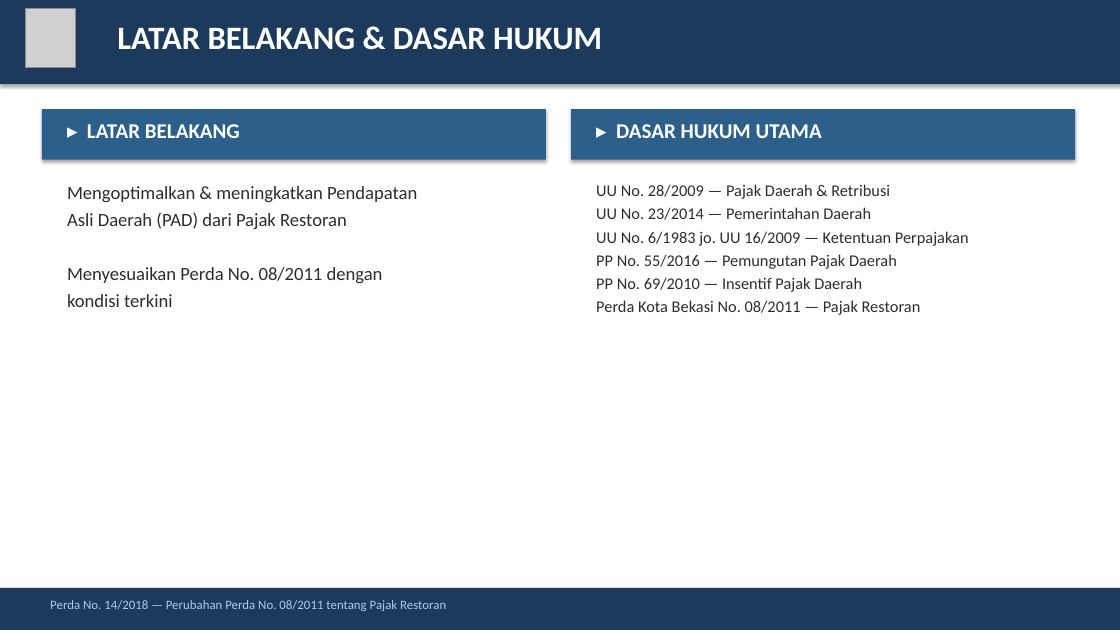
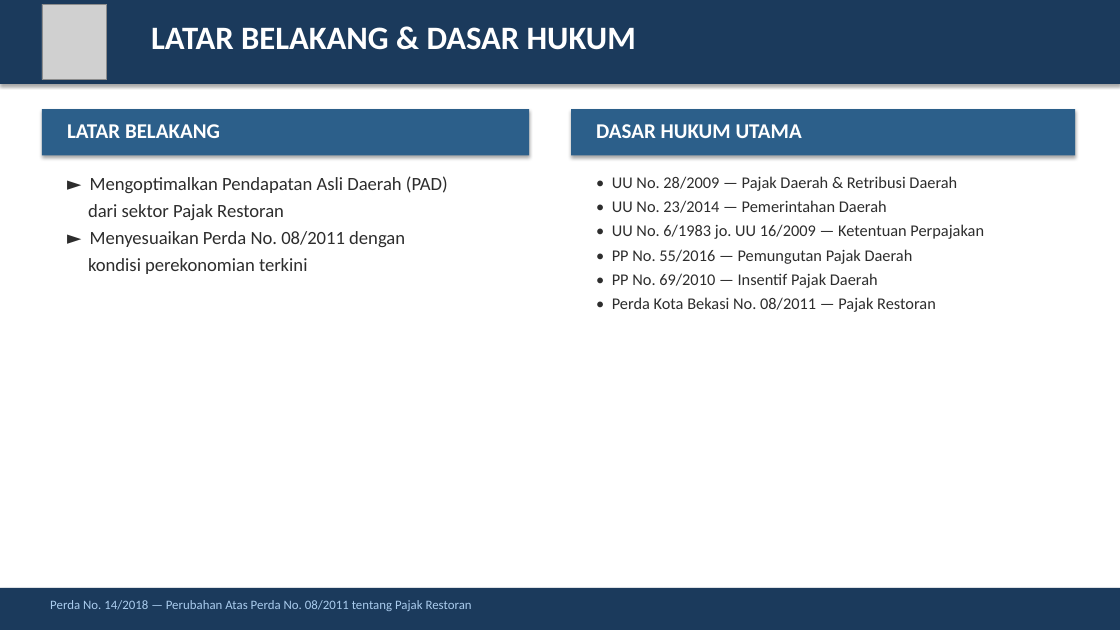
Before and after one commit to rahadiana/coba_ppt, a slide deck: slide 2 of Ringkasan_Perda_Bekasi_No_14_2018.pptx. Drawn at 1120x630 pixels with LibreOffice and Linux fonts; fonts in the diff are those of the drawing; grey boxes stand for pictures. Boxes give left, top, right and bottom in pixels: in the first picture for what was removed or moved away, otherwise in the second. Text is boxed around its words. In the diff, an @@ line names an element or a change of style, - is before the commit and + after.

Commit message:
fix: perbesar logo Kota Bekasi di semua slide

```diff
--- a/Ringkasan_Perda_Bekasi_No_14_2018.pptx
+++ b/Ringkasan_Perda_Bekasi_No_14_2018.pptx
@@ picture: place and size @@
-picture at (25,8,76,67)
+picture at (42,4,107,80)
@@ text "LATAR BELAKANG & DASAR HUKUM": place and size @@
-text "LATAR BELAKANG & DASAR HUKUM" at (117,27,602,50)
+text "LATAR BELAKANG & DASAR HUKUM" at (151,27,636,50)
@@ rectangle: place and size @@
-rectangle at (42,109,546,160)
+rectangle at (42,109,529,155)
@@ rectangle: place and size @@
-rectangle at (571,109,1075,160)
+rectangle at (571,109,1075,155)
@@ text at (67,124,220,138): text changed @@
-▸ LATAR BELAKANG
+LATAR BELAKANG
@@ text at (596,124,802,138): text changed @@
-▸ DASAR HUKUM UTAMA
+DASAR HUKUM UTAMA
@@ text at (88,176,448,274): text changed @@
-Mengoptimalkan & meningkatkan Pendapatan
-Asli Daerah (PAD) dari Pajak Restoran
-Menyesuaikan Perda No. 08/2011 dengan
-kondisi terkini
+► Mengoptimalkan Pendapatan Asli Daerah (PAD)
+dari sektor Pajak Restoran
+► Menyesuaikan Perda No. 08/2011 dengan
+kondisi perekonomian terkini
@@ text at (612,176,984,312): text changed @@
-UU No. 28/2009 — Pajak Daerah & Retribusi
-UU No. 23/2014 — Pemerintahan Daerah
-UU No. 6/1983 jo. UU 16/2009 — Ketentuan Perpajakan
-PP No. 55/2016 — Pemungutan Pajak Daerah
-PP No. 69/2010 — Insentif Pajak Daerah
-Perda Kota Bekasi No. 08/2011 — Pajak Restoran
+• UU No. 28/2009 — Pajak Daerah & Retribusi Daerah
+• UU No. 23/2014 — Pemerintahan Daerah
+• UU No. 6/1983 jo. UU 16/2009 — Ketentuan Perpajakan
+• PP No. 55/2016 — Pemungutan Pajak Daerah
+• PP No. 69/2010 — Insentif Pajak Daerah
+• Perda Kota Bekasi No. 08/2011 — Pajak Restoran
@@ text at (50,600,472,611): text changed @@
-Perda No. 14/2018 — Perubahan Perda No. 08/2011 tentang Pajak Restoran
+Perda No. 14/2018 — Perubahan Atas Perda No. 08/2011 tentang Pajak Restoran
```
Also in this commit, not shown: 4 other slides changed.
